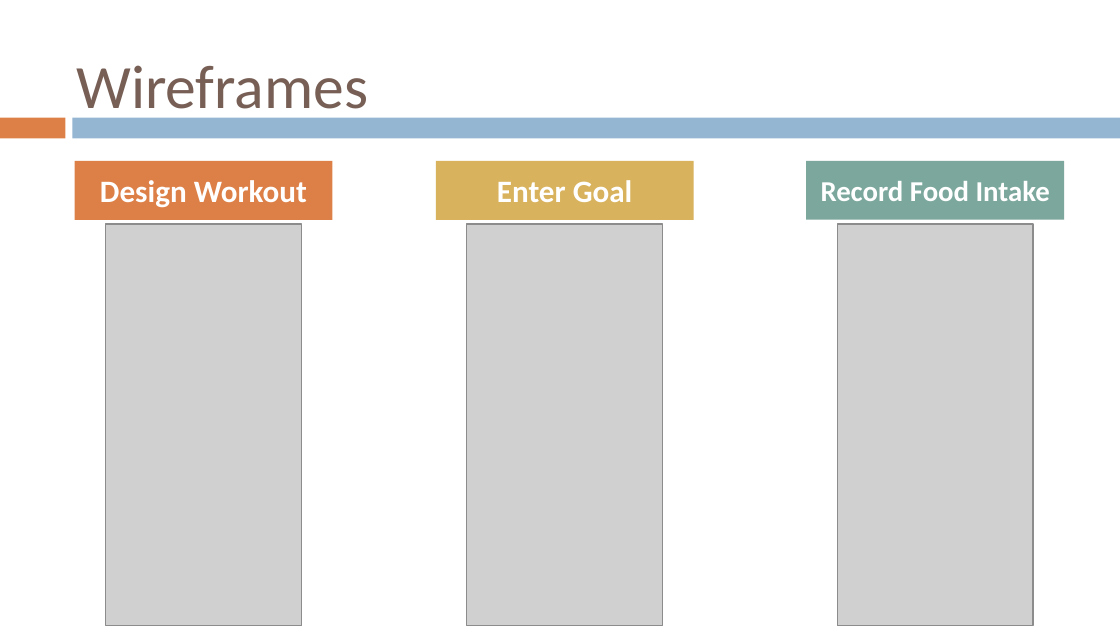
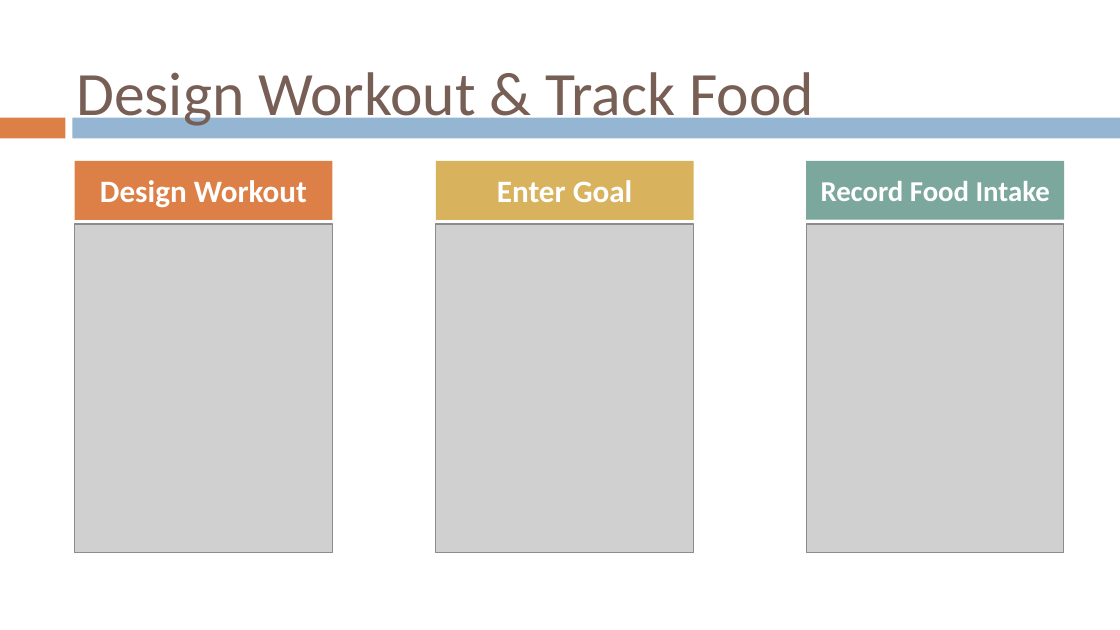
Before and after one commit to gvaccaro21/CS633---Term-Project, a slide deck: slide 32 of Final Presenation/CS_633_Zac3_term_project_report_FINAL_draft.pptx (slide 30 before the commit). Drawn at 1120x630 pixels with LibreOffice and Linux fonts; fonts in the diff are those of the drawing; grey boxes stand for pictures; background and template pictures are left out. Boxes give left, top, right and bottom in pixels: in the first picture for what was removed or moved away, otherwise in the second. Text is boxed around its words. In the diff, an @@ line names an element or a change of style, - is before the commit and + after.

```diff
--- a/Final Presenation/CS_633_Zac3_term_project_report_FINAL_draft.pptx
+++ b/Final Presenation/CS_633_Zac3_term_project_report_FINAL_draft.pptx
@@ title removed at [76, 65, 368, 123] @@
-Wireframes
@@ title added at [76, 72, 814, 129], 39.6 pt, text #775F55 @@
+Design Workout & Track Food
@@ picture: place and size @@
-picture at [105, 224, 301, 626]
+picture at [75, 224, 333, 553]
@@ picture: place and size @@
-picture at [467, 224, 663, 626]
+picture at [436, 224, 693, 553]
@@ picture: place and size @@
-picture at [837, 224, 1033, 626]
+picture at [806, 224, 1064, 553]
```
Also in this commit, not shown: 14 other slides changed, 4 slides added, 1 slide removed.
